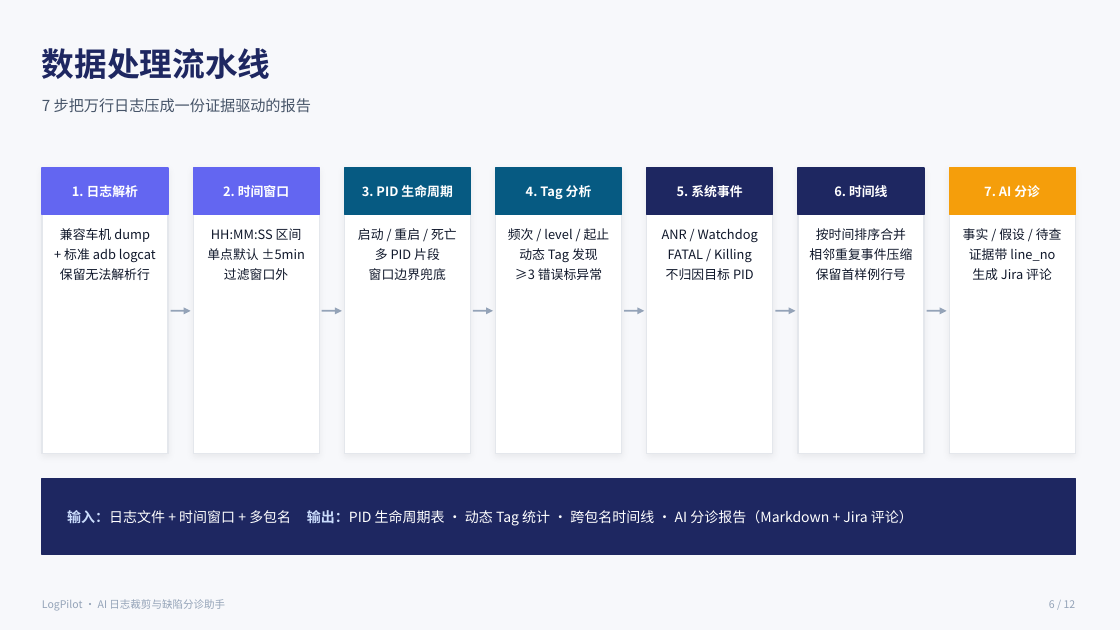
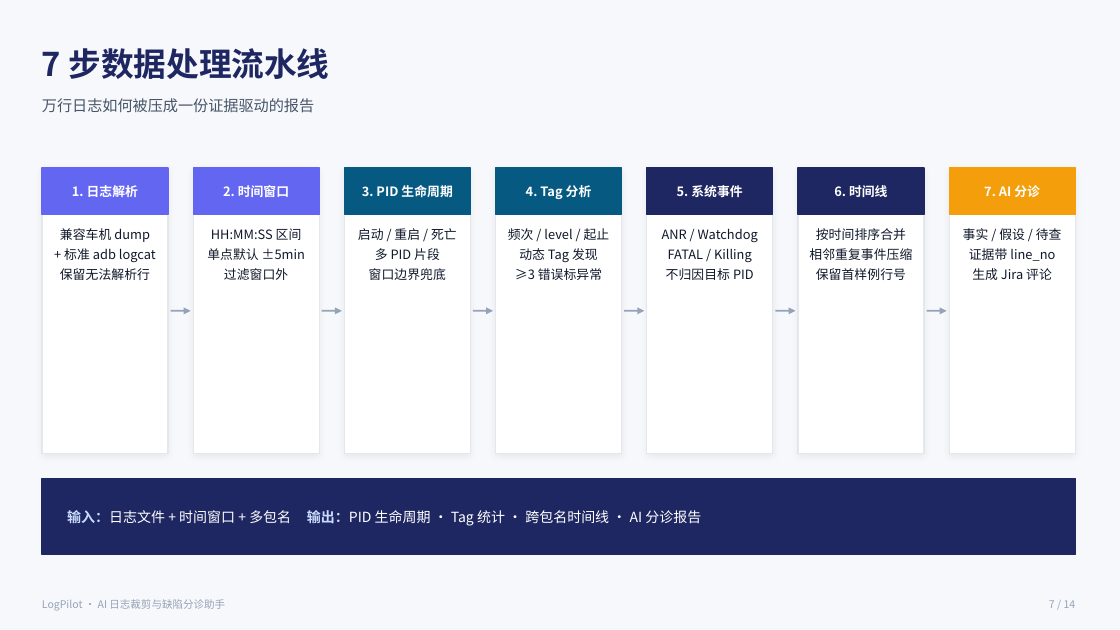
Before and after one commit to caoyuan-fire/LogPilot, a slide deck: slide 7 of ppt-build/LogPilot-项目介绍.pptx (slide 6 before the commit). Drawn at 1120x630 pixels with LibreOffice and Linux fonts; fonts in the diff are those of the drawing. Boxes give left, top, right and bottom in pixels: in the first picture for what was removed or moved away, otherwise in the second. Text is boxed around its words. In the diff, an @@ line names an element or a change of style, - is before the commit and + after.

```diff
--- a/ppt-build/LogPilot-项目介绍.pptx
+++ b/ppt-build/LogPilot-项目介绍.pptx
@@ text at box(42, 48, 330, 79): text changed @@
-数据处理流水线
+7 步数据处理流水线
@@ text at box(42, 98, 314, 113): text changed @@
-7 步把万行日志压成一份证据驱动的报告
+万行日志如何被压成一份证据驱动的报告
@@ text at box(67, 510, 701, 526): text changed @@
-输入：日志文件 + 时间窗口 + 多包名 输出：PID 生命周期表 · 动态 Tag 统计 · 跨包名时间线 · AI 分诊报告（Markdown + Jira 评论）
+输入：日志文件 + 时间窗口 + 多包名 输出：PID 生命周期 · Tag 统计 · 跨包名时间线 · AI 分诊报告
@@ text at box(1049, 600, 1076, 608): text changed @@
-6 / 12
+7 / 14
```
Also in this commit, not shown: 8 other slides changed, 5 slides added, 3 slides removed, 1 other file.
